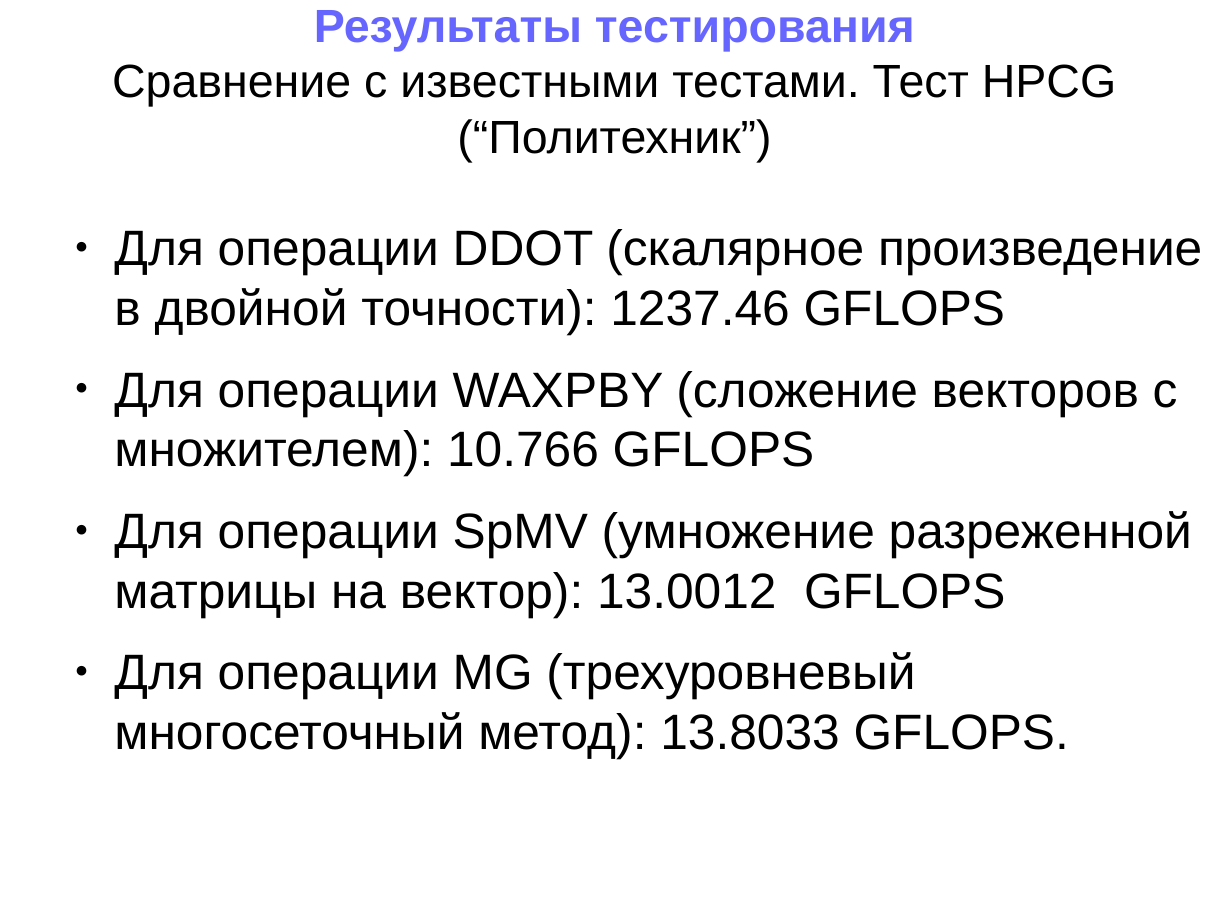
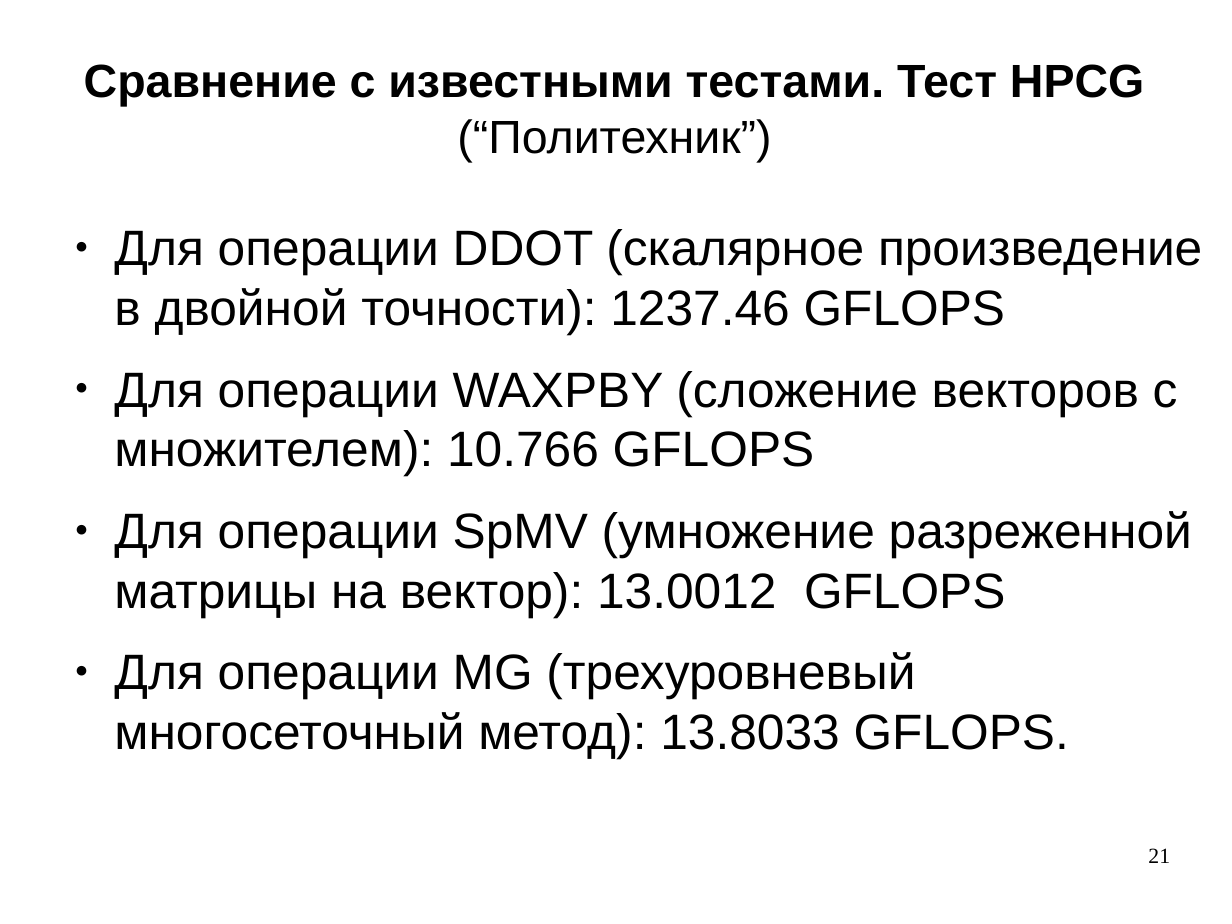
Before and after one commit to snytav/Russian-Phd-LaTeX-Dissertation-Template, a slide deck: slide 21 of Presentation/presentation_SnytnikovAV.odp (slide 24 before the commit). Drawn at 1232x924 pixels with LibreOffice and Linux fonts; fonts in the diff are those of the drawing. Boxes give left, top, right and bottom in pixels: in the first picture for what was removed or moved away, otherwise in the second. Text is boxed around its words. In the diff, an @@ line names an element or a change of style, - is before the commit and + after.

```diff
--- a/Presentation/presentation_SnytnikovAV.odp
+++ b/Presentation/presentation_SnytnikovAV.odp
@@ title at (x1=84, y1=64, x2=1144, y2=163): text changed; bold on @@
-Результаты тестирования
-Сравнение с известными тестами. Тест HPCG (“Политехник”)
+Сравнение с известными тестами. Тест HPCG (“Политехник”)
@@ page number added at (x1=1148, y1=848, x2=1170, y2=863), 14 pt, text #000000 @@
+21
```
Also in this commit, not shown: 27 other slides changed, 6 slides added, 24 slides removed, 4 other files.
